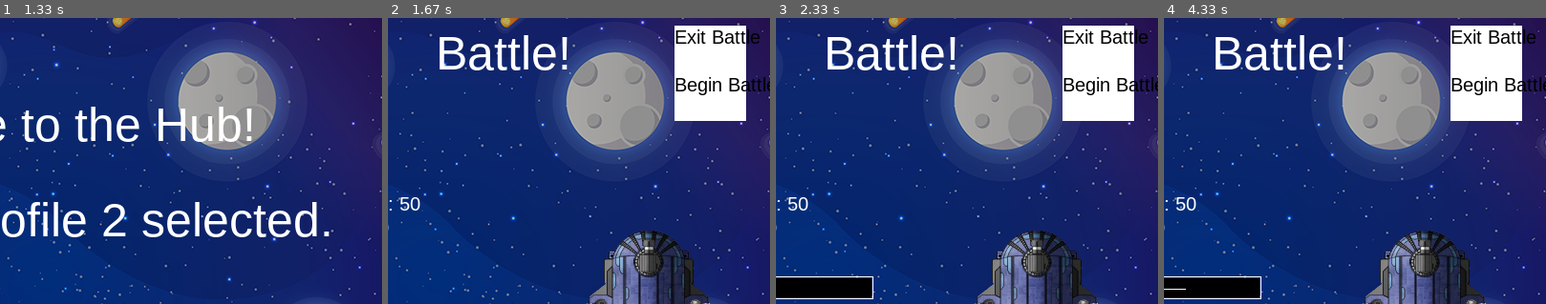
Above: before the commit, frames 1-4 (left to right).
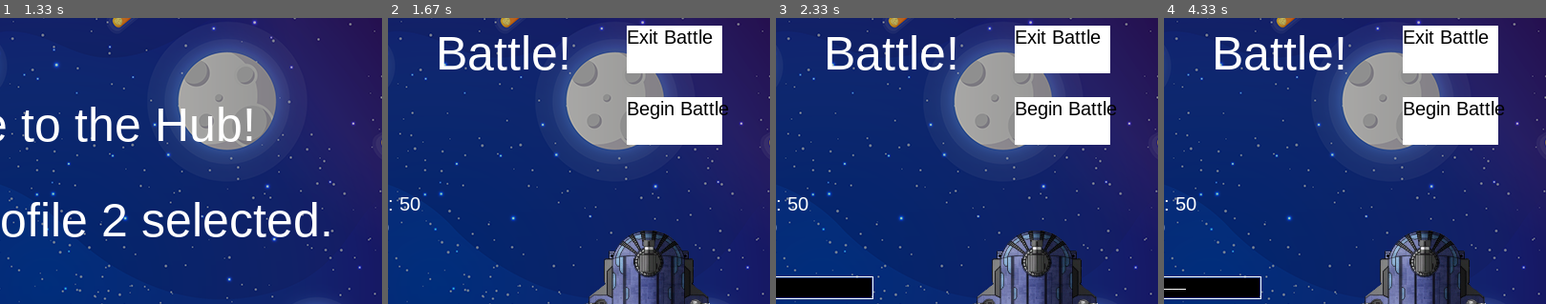
Above: after the commit, the same moments.

Repository: yazdinip/iSpaceship
Game: pygame game, started from src/main.py
Two runs of this game, one before a commit and one after it. Both use one fixed random seed, a clock stepped at 60 frames per second and the inputs below.
Inputs (mouse positions are % of the whole screen's width and height, from its top left):
- Up to frame 1 (1.33 s): click (46, 54) at 0.38 s; click "New Profile" at 0.72 s; click "Profile 2" at 1.05 s
- Up to frame 2 (1.67 s): click "Battle" at 1.38 s
- Up to frame 3 (2.33 s): click "Begin Battle" at 1.72 s; tap - at 2 s
- Up to frame 4 (4.33 s): tap - at 2.33, 2.8, 3.3, 4 s
The pictures show only the part of the screen within x 50-100%, y 3-53%; the shares and areas given below are measured in that part.

Frame 1 is identical in both runs. In frame 2, 9.2% of the frame differs, in the area x 62-100%, y 2-45%; in frame 3, 9.2%; in frame 4, 9.2%.

Commit message:
tweaked battle some more

Diff:
--- a/src/battleScreen.py
+++ b/src/battleScreen.py
@@ -27,20 +27,23 @@
         self.ability2 = Button(self.playerSpaceship.getAbility(1).getAbilityName(), 300, 500, 200, 50)
         self.ability3 = Button(self.playerSpaceship.getAbility(2).getAbilityName(), 50, 400, 200, 50)
         self.ability4 = Button(self.playerSpaceship.getAbility(3).getAbilityName(), 300, 400, 200, 50)
-        self.exitButton = Button("Exit Battle", 700, 25, 75, 50)
-        self.beginButton = Button("Begin Battle", 700, 75, 75, 50)
+        self.exitButton = Button("Exit Battle", 650, 25, 100, 50)
+        self.beginButton = Button("Begin Battle", 650, 100, 100, 50)
+        self.abilityString = ""
+        self.victoryString = ""
         self.drawComponents()
 
         # This is where battle gets initailized
 
     def newBattle(self, enemySpaceship, player):
+        self.abilityString = ""
+        self.victorString = ""
         self.battle = Battle(self.playerSpaceship, enemySpaceship, self.display)
         return self.battle.battleSequence()
 
 
     def drawComponents(self):
 
-        self.abilityString = ""
         self.textWelcome = Text("Battle!", 450, 25, WHITE, "Arial", 50)
 
 
@@ -49,6 +52,7 @@
         self.enemyHealth = Text("Enemy Health: " + str(self.enemySpaceship.getCurrentHealth()),275, 200, WHITE, "Arial", 20)
         self.enemyBuff = Text("Enemy Buff: " + str(len(self.enemySpaceship.getBuffList())),275, 225, WHITE, "Arial", 20)
         self.chosneAbility = Text(self.abilityString, 50, 350, WHITE, "Arial", 20)
+        self.victoryMessage = Text(self.victoryString, 150, 275, WHITE, "Arial", 50)
 
 
         self.components.clear()
@@ -58,6 +62,7 @@
         self.components.append(self.enemyHealth)
         self.components.append(self.enemyBuff)
         self.components.append(self.chosneAbility)
+        self.components.append(self.victoryMessage)
 
         self.components.append(self.ability1)
         self.components.append(self.ability2)
@@ -152,7 +157,16 @@
             ui = UI.HUB
 
         if self.beginButton.isBeingClicked(ui) == True:
-            self.result = self.battle.battleSequence()
+            result = self.newBattle(self.enemySpaceship, self.player)
+            if result == True:
+                self.victoryString = "Victory!"
+                self.player.nummision =+ 1
+            elif result == False:
+                self.victoryString = "Humiliation!"
+                self.player.nummision = 0
+            self.drawComponents()
+            print("battle result = " + str(result))
+
 
         return ui
 
--- a/src/hub.py
+++ b/src/hub.py
@@ -30,7 +30,6 @@
     def checkForComponentClicks(self, ui):
         if self.battle.isBeingClicked(ui) == True:
             ui = ui.BATTLE
-            # self.battleUI.enterBattle
 
         if self.shop.isBeingClicked(ui) == True:
             ui = ui.HUB
